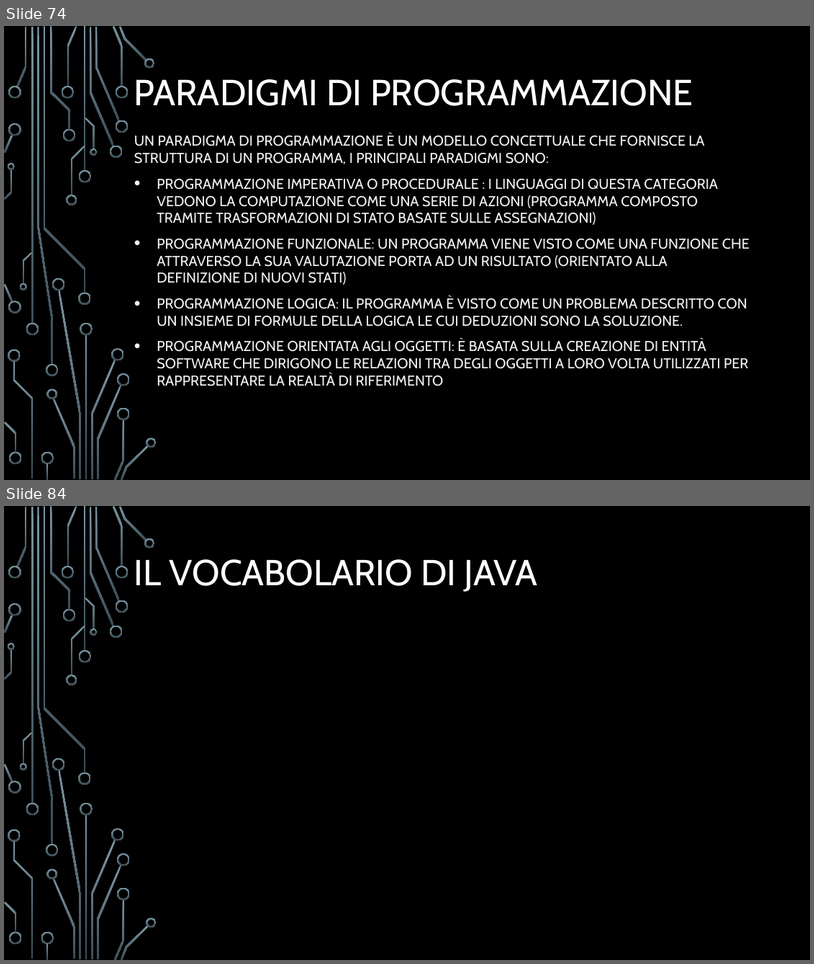
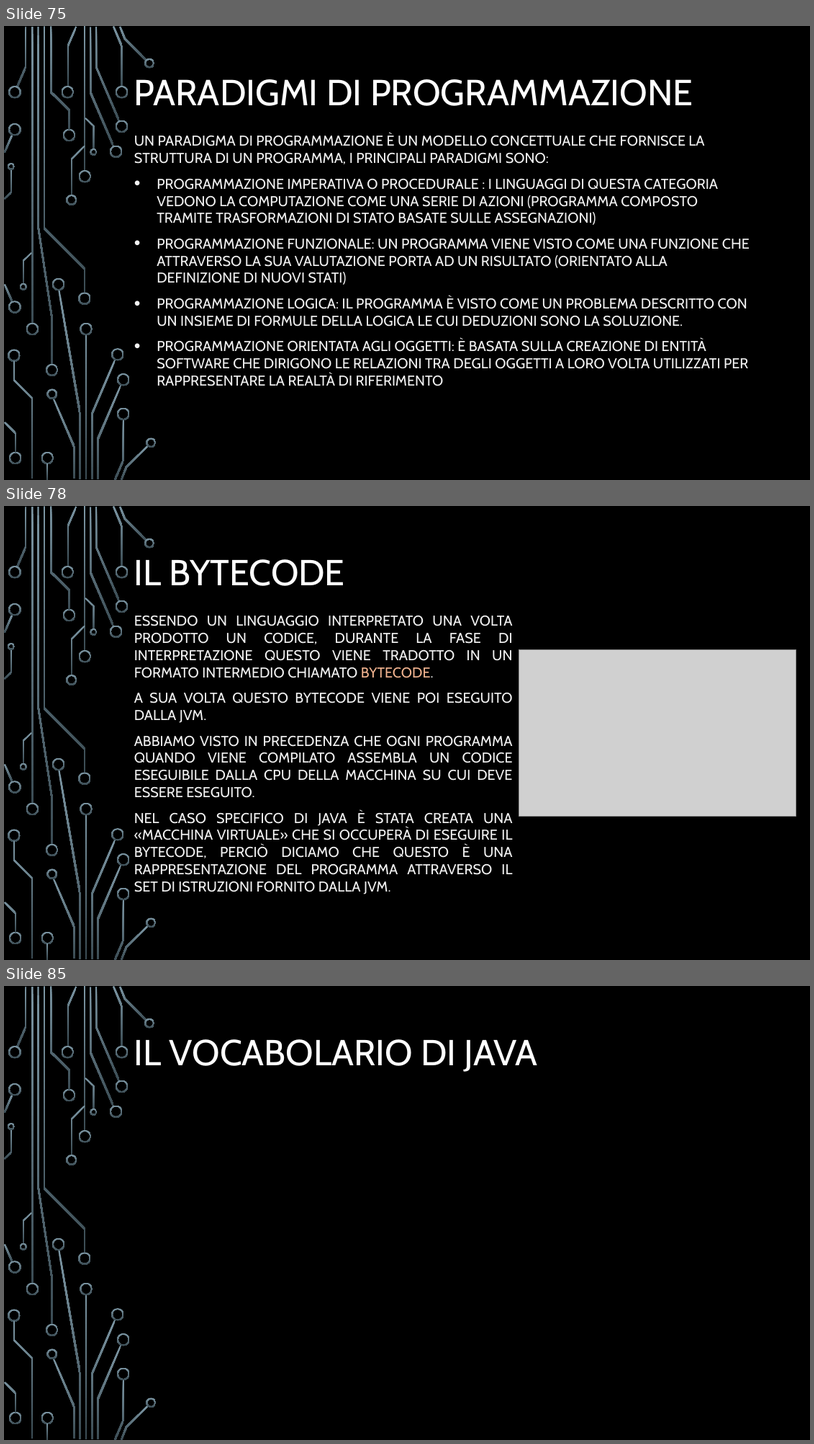
Before and after one commit to Eros-Capo/Corso-Java, a slide deck: Corso Java.pptx. Shown one above the other, each under a label of ours: slides 74 and 84 before the commit, slides 75, 78 and 85 after it; the slides between them are not shown. The pictures are 814x964 and 814x1444 pixels, drawn with LibreOffice and Linux fonts; fonts in the diff are those of the drawing; grey boxes stand for pictures; background and template pictures are left out. Boxes give left, top, right and bottom in pixels: in the first picture for what was removed or moved away, otherwise in the second. Text is boxed around its words. In the diff, an @@ line names an element or a change of style, - is before the commit and + after.

```diff
--- a/Corso Java.pptx
+++ b/Corso Java.pptx
@@ slide 78 added at <box>4,506,810,960</box>, background picture (left out); not listed: 54 template elements that a slide beside it also shows @@
@@ title added at <box>134,559,345,586</box>, 43 pt, text #FFFFFF @@
+IL BYTECODE
@@ subtitle added at <box>134,615,513,875</box>, 17 pt, text #F2F2F2 @@
+ESSENDO UN LINGUAGGIO INTERPRETATO UNA VOLTA PRODOTTO UN CODICE, DURANTE LA FASE DI INTERPRETAZIONE QUESTO VIENE TRADOTTO IN UN FORMATO INTERMEDIO CHIAMATO BYTECODE.
+A SUA VOLTA QUESTO BYTECODE VIENE POI ESEGUITO DALLA JVM.
+ABBIAMO VISTO IN PRECEDENZA CHE OGNI PROGRAMMA QUANDO VIENE COMPILATO ASSEMBLA UN CODICE ESEGUIBILE DALLA CPU DELLA MACCHINA SU CUI DEVE ESSERE ESEGUITO.
+NEL CASO SPECIFICO DI JAVA È STATA CREATA UNA «MACCHINA VIRTUALE» CHE SI OCCUPERÀ DI ESEGUIRE IL BYTECODE, PERCIÒ DICIAMO CHE QUESTO È UNA RAPPRESENTAZIONE DEL PROGRAMMA ATTRAVERSO IL SET DI ISTRUZIONI FORNITO DALLA JVM.
@@ picture added at <box>520,650,797,816</box> @@
@@ what was slide 74 is now slide 75 @@
@@ what was slide 84 is now slide 85 @@
```
Also in this commit, not shown: 16 slides changed, 3 other slides added, 3 slides removed, 6 other files.
